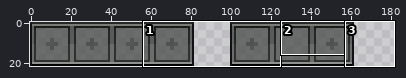
Sprite sheet, stored at assets/minecraft/textures/custom/font/hotbar/hotbar7.png. Above, an overview of the earlier version with the close-up marked.
Close-up. First the earlier version:
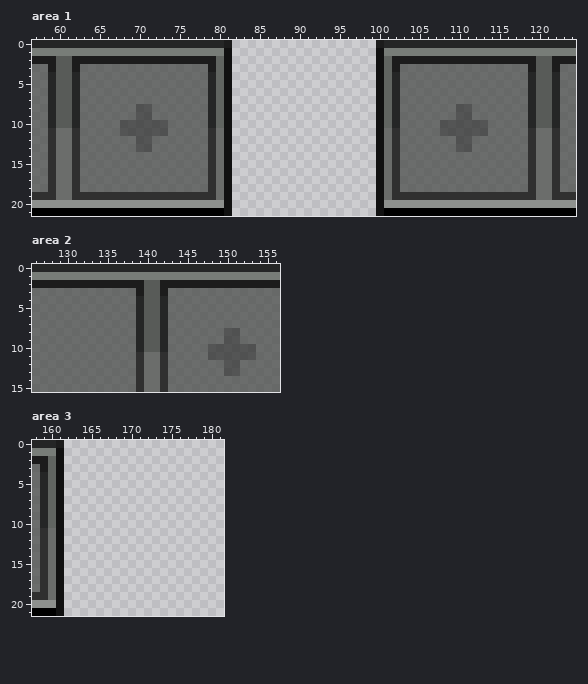
The file is 182x22 pixels. Pixels under 10% opacity are left out. Shown: area 1: x 57..124, y 0..21; area 2: x 126..156, y 0..15; area 3: x 158..181, y 0..21.
Now the later version:
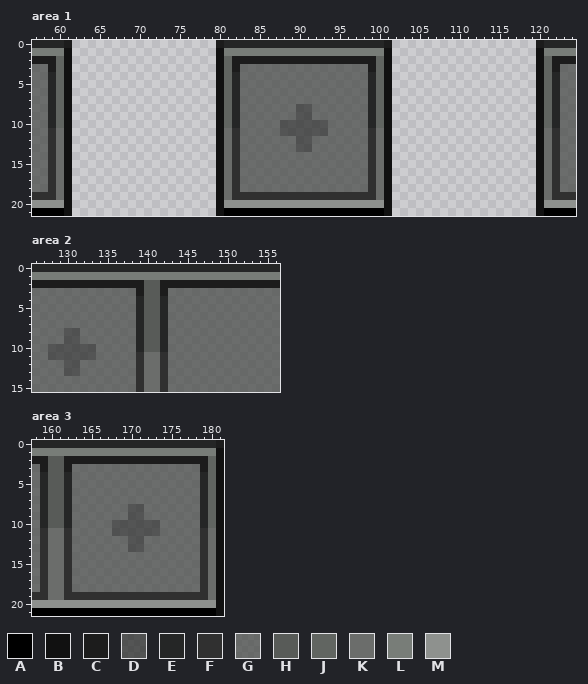
Palette (. is transparent): A #000000  B #111111  C #1c1c1c  D #252625b7  E #252626  F #303030  G #454745b7  H #585b58  J #616561  K #6b6d6b  L #787d78  M #8e918e
What changed:
--- area 1
@@ x 57..124 @@
- 0 EEEEEEEEEEEEEEEEEEEEEEEEC..................CEEEEEEEEEEEEEEEEEEEEEEEE
- 1 LLLLLLLLLLLLLLLLLLLLLLLLB..................BLLLLLLLLLLLLLLLLLLLLLLLL
- 2 CCCHHCCCCCCCCCCCCCCCCCCJB..................BJCCCCCCCCCCCCCCCCCCHHCCC
- 3 GGCHHCGGGGGGGGGGGGGGGGCJB..................BJCGGGGGGGGGGGGGGGGCHHCGG
- 4 GGEHHEGGGGGGGGGGGGGGGGEJB..................BJEGGGGGGGGGGGGGGGGEHHEGG
- 5 GGEHHEGGGGGGGGGGGGGGGGEJB..................BJEGGGGGGGGGGGGGGGGEHHEGG
- 6 GGEHHEGGGGGGGGGGGGGGGGEJB..................BJEGGGGGGGGGGGGGGGGEHHEGG
- 7 GGEHHEGGGGGGGGGGGGGGGGEJB..................BJEGGGGGGGGGGGGGGGGEHHEGG
- 8 GGEHHEGGGGGGGDDGGGGGGGEJB..................BJEGGGGGGGDDGGGGGGGEHHEGG
- 9 GGEHHEGGGGGGGDDGGGGGGGEJB..................BJEGGGGGGGDDGGGGGGGEHHEGG
-10 GGEHHEGGGGGDDDDDDGGGGGEJB..................BJEGGGGGDDDDDDGGGGGEHHEGG
-11 GGFKKFGGGGGDDDDDDGGGGGFKB..................BKFGGGGGDDDDDDGGGGGFKKFGG
-12 GGFKKFGGGGGGGDDGGGGGGGFKB..................BKFGGGGGGGDDGGGGGGGFKKFGG
-13 GGFKKFGGGGGGGDDGGGGGGGFKB..................BKFGGGGGGGDDGGGGGGGFKKFGG
-14 GGFKKFGGGGGGGGGGGGGGGGFKB..................BKFGGGGGGGGGGGGGGGGFKKFGG
-15 GGFKKFGGGGGGGGGGGGGGGGFKB..................BKFGGGGGGGGGGGGGGGGFKKFGG
-16 GGFKKFGGGGGGGGGGGGGGGGFKB..................BKFGGGGGGGGGGGGGGGGFKKFGG
-17 GGFKKFGGGGGGGGGGGGGGGGFKB..................BKFGGGGGGGGGGGGGGGGFKKFGG
-18 GGFKKFGGGGGGGGGGGGGGGGFKB..................BKFGGGGGGGGGGGGGGGGFKKFGG
-19 FFFKKFFFFFFFFFFFFFFFFFFKB..................BKFFFFFFFFFFFFFFFFFFKKFFF
-20 MMMMMMMMMMMMMMMMMMMMMMMMB..................BMMMMMMMMMMMMMMMMMMMMMMMM
-21 AAAAAAAAAAAAAAAAAAAAAAAAB..................BAAAAAAAAAAAAAAAAAAAAAAAA
+ 0 EEEEC..................CEEEEEEEEEEEEEEEEEEEEC..................CEEEE
+ 1 LLLLB..................BLLLLLLLLLLLLLLLLLLLLB..................BLLLL
+ 2 CCCJB..................BJCCCCCCCCCCCCCCCCCCJB..................BJCCC
+ 3 GGCJB..................BJCGGGGGGGGGGGGGGGGCJB..................BJCGG
+ 4 GGEJB..................BJEGGGGGGGGGGGGGGGGEJB..................BJEGG
+ 5 GGEJB..................BJEGGGGGGGGGGGGGGGGEJB..................BJEGG
+ 6 GGEJB..................BJEGGGGGGGGGGGGGGGGEJB..................BJEGG
+ 7 GGEJB..................BJEGGGGGGGGGGGGGGGGEJB..................BJEGG
+ 8 GGEJB..................BJEGGGGGGGDDGGGGGGGEJB..................BJEGG
+ 9 GGEJB..................BJEGGGGGGGDDGGGGGGGEJB..................BJEGG
+10 GGEJB..................BJEGGGGGDDDDDDGGGGGEJB..................BJEGG
+11 GGFKB..................BKFGGGGGDDDDDDGGGGGFKB..................BKFGG
+12 GGFKB..................BKFGGGGGGGDDGGGGGGGFKB..................BKFGG
+13 GGFKB..................BKFGGGGGGGDDGGGGGGGFKB..................BKFGG
+14 GGFKB..................BKFGGGGGGGGGGGGGGGGFKB..................BKFGG
+15 GGFKB..................BKFGGGGGGGGGGGGGGGGFKB..................BKFGG
+16 GGFKB..................BKFGGGGGGGGGGGGGGGGFKB..................BKFGG
+17 GGFKB..................BKFGGGGGGGGGGGGGGGGFKB..................BKFGG
+18 GGFKB..................BKFGGGGGGGGGGGGGGGGFKB..................BKFGG
+19 FFFKB..................BKFFFFFFFFFFFFFFFFFFKB..................BKFFF
+20 MMMMB..................BMMMMMMMMMMMMMMMMMMMMB..................BMMMM
+21 AAAAB..................BAAAAAAAAAAAAAAAAAAAAB..................BAAAA
--- area 2
@@ x 126..156 @@
  7 GGGGGGGGGGGGGEHHEGGGGGGGGGGGGGG
- 8 GGGGGGGGGGGGGEHHEGGGGGGGDDGGGGG
- 9 GGGGGGGGGGGGGEHHEGGGGGGGDDGGGGG
-10 GGGGGGGGGGGGGEHHEGGGGGDDDDDDGGG
-11 GGGGGGGGGGGGGFKKFGGGGGDDDDDDGGG
-12 GGGGGGGGGGGGGFKKFGGGGGGGDDGGGGG
-13 GGGGGGGGGGGGGFKKFGGGGGGGDDGGGGG
+ 8 GGGGDDGGGGGGGEHHEGGGGGGGGGGGGGG
+ 9 GGGGDDGGGGGGGEHHEGGGGGGGGGGGGGG
+10 GGDDDDDDGGGGGEHHEGGGGGGGGGGGGGG
+11 GGDDDDDDGGGGGFKKFGGGGGGGGGGGGGG
+12 GGGGDDGGGGGGGFKKFGGGGGGGGGGGGGG
+13 GGGGDDGGGGGGGFKKFGGGGGGGGGGGGGG
 14 GGGGGGGGGGGGGFKKFGGGGGGGGGGGGGG
--- area 3
@@ x 158..181 @@
- 0 EEEC....................
- 1 LLLB....................
- 2 CCJB....................
- 3 GCJB....................
- 4 GEJB....................
- 5 GEJB....................
- 6 GEJB....................
- 7 GEJB....................
- 8 GEJB....................
- 9 GEJB....................
-10 GEJB....................
-11 GFKB....................
-12 GFKB....................
-13 GFKB....................
-14 GFKB....................
-15 GFKB....................
-16 GFKB....................
-17 GFKB....................
-18 GFKB....................
-19 FFKB....................
-20 MMMB....................
-21 AAAB....................
+ 0 EEEEEEEEEEEEEEEEEEEEEEEC
+ 1 LLLLLLLLLLLLLLLLLLLLLLLB
+ 2 CCHHCCCCCCCCCCCCCCCCCCJB
+ 3 GCHHCGGGGGGGGGGGGGGGGCJB
+ 4 GEHHEGGGGGGGGGGGGGGGGEJB
+ 5 GEHHEGGGGGGGGGGGGGGGGEJB
+ 6 GEHHEGGGGGGGGGGGGGGGGEJB
+ 7 GEHHEGGGGGGGGGGGGGGGGEJB
+ 8 GEHHEGGGGGGGDDGGGGGGGEJB
+ 9 GEHHEGGGGGGGDDGGGGGGGEJB
+10 GEHHEGGGGGDDDDDDGGGGGEJB
+11 GFKKFGGGGGDDDDDDGGGGGFKB
+12 GFKKFGGGGGGGDDGGGGGGGFKB
+13 GFKKFGGGGGGGDDGGGGGGGFKB
+14 GFKKFGGGGGGGGGGGGGGGGFKB
+15 GFKKFGGGGGGGGGGGGGGGGFKB
+16 GFKKFGGGGGGGGGGGGGGGGFKB
+17 GFKKFGGGGGGGGGGGGGGGGFKB
+18 GFKKFGGGGGGGGGGGGGGGGFKB
+19 FFKKFFFFFFFFFFFFFFFFFFKB
+20 MMMMMMMMMMMMMMMMMMMMMMMB
+21 AAAAAAAAAAAAAAAAAAAAAAAB
